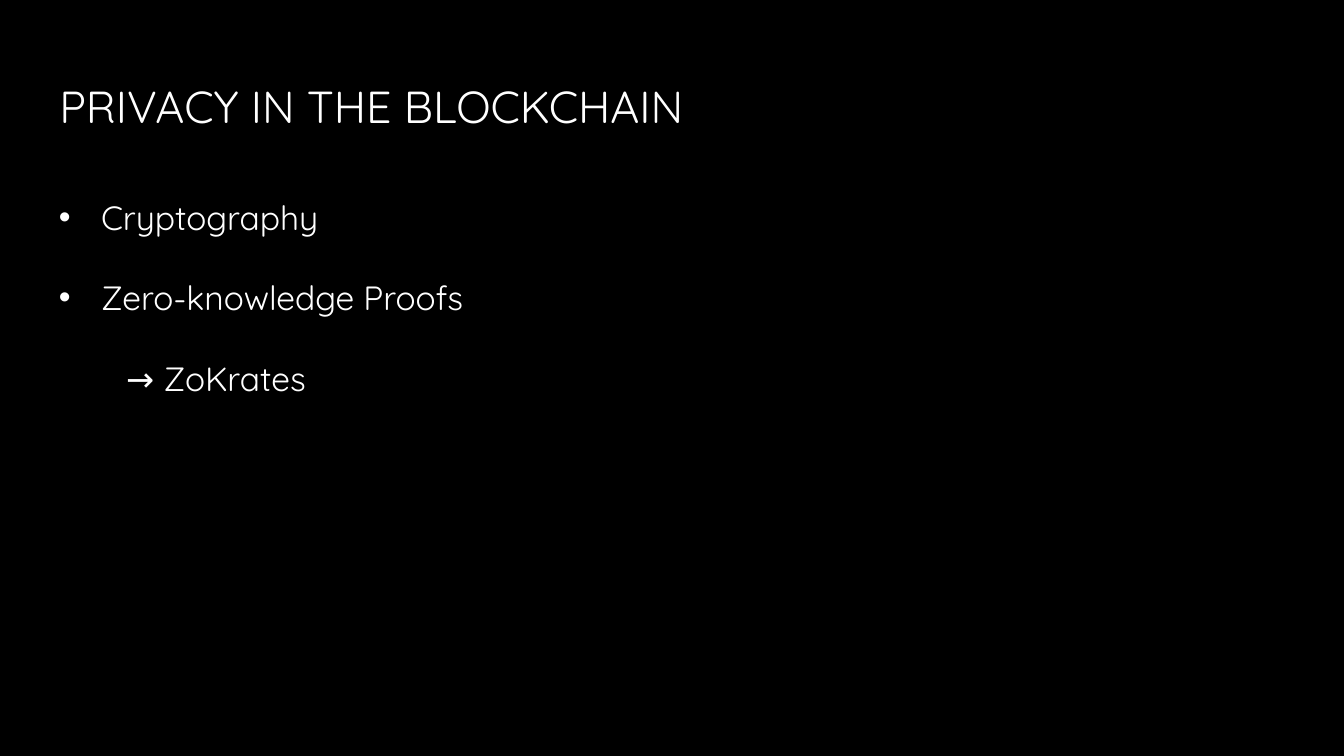
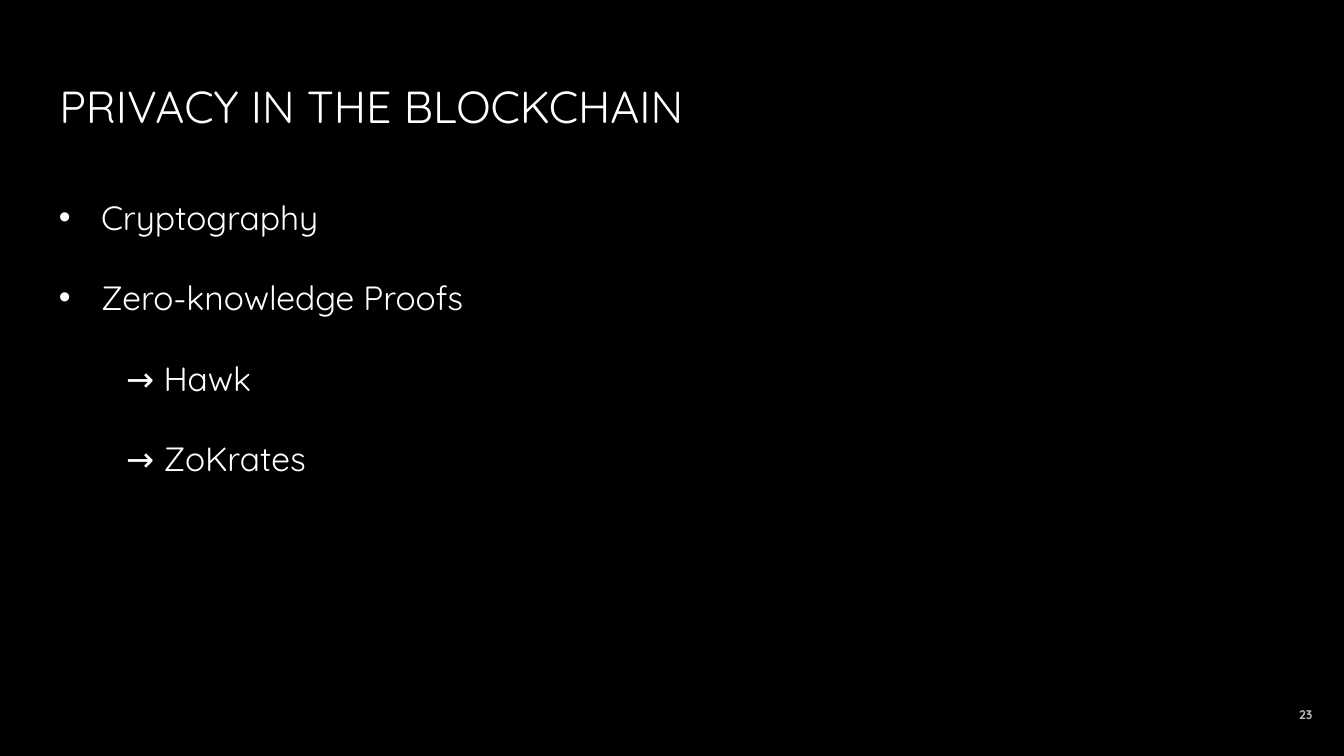
Before and after one commit to JacobEberhardt/decentralized-energy-trading, a slide deck: slide 23 of documentation/Milestone Presentation.pptx (slide 21 before the commit). Drawn at 1344x756 pixels with LibreOffice and Linux fonts; fonts in the diff are those of the drawing; background and template pictures are left out. Boxes give left, top, right and bottom in pixels: in the first picture for what was removed or moved away, otherwise in the second. Text is boxed around its words. In the diff, an @@ line names an element or a change of style, - is before the commit and + after.

```diff
--- a/documentation/Milestone Presentation.pptx
+++ b/documentation/Milestone Presentation.pptx
@@ text at box(164, 366, 251, 392): paragraph added @@
+  → Hawk
@@ page number added at box(1299, 710, 1312, 719), 6.8 pt, text #BFBFBF, bold @@
+23
```
Also in this commit, not shown: 16 other slides changed, 2 slides added.
